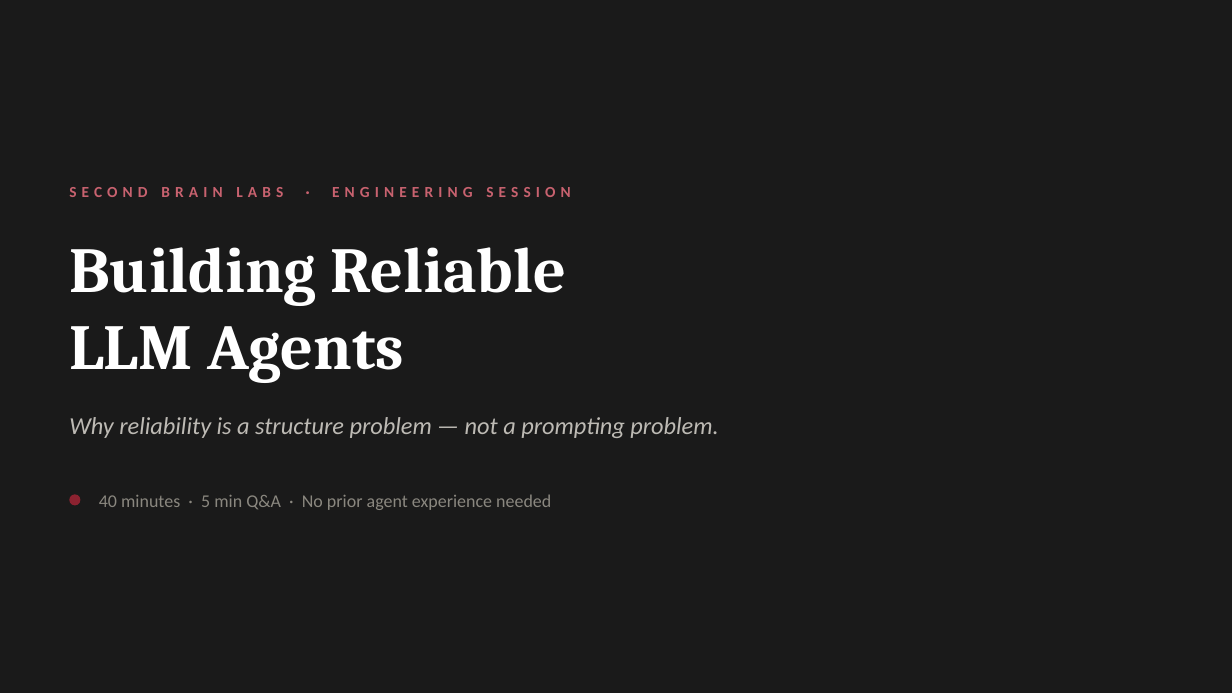
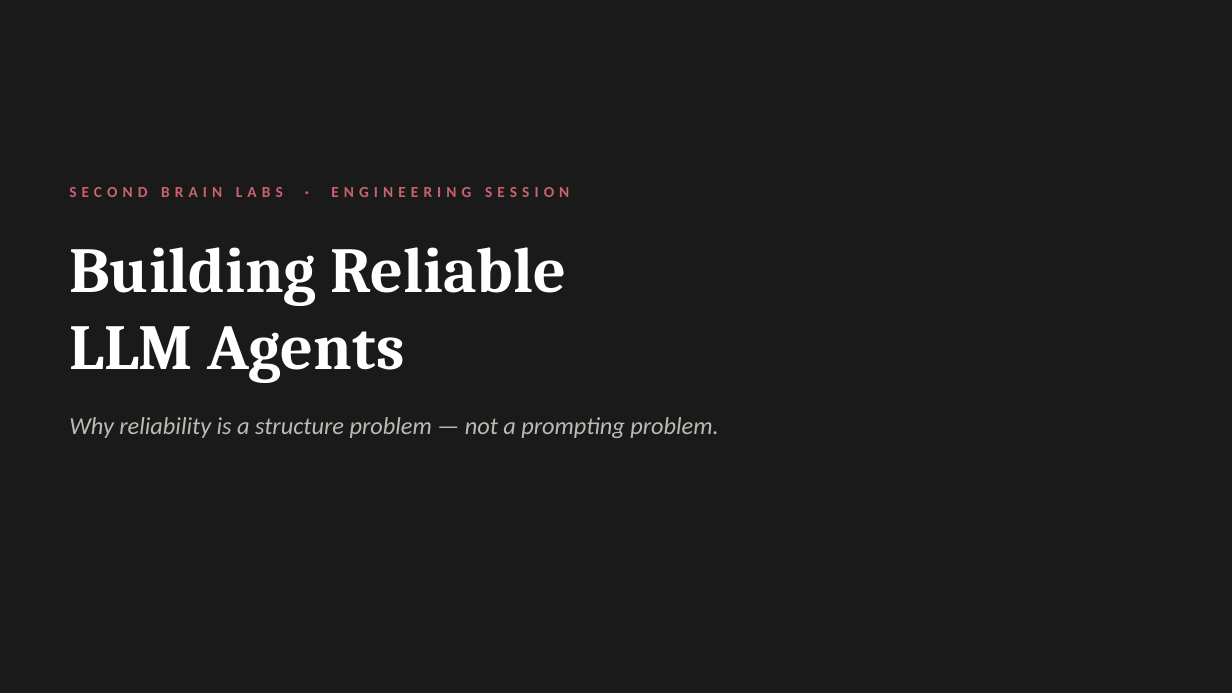
Before and after one commit to ketan27j/temp, a slide deck: slide 1 of BuildingReliableLLMAgents.pptx. Drawn at 1232x693 pixels with LibreOffice and Linux fonts; fonts in the diff are those of the drawing. Boxes give left, top, right and bottom in pixels: in the first picture for what was removed or moved away, otherwise in the second. Text is boxed around its words. In the diff, an @@ line names an element or a change of style, - is before the commit and + after.

```diff
--- a/BuildingReliableLLMAgents.pptx
+++ b/BuildingReliableLLMAgents.pptx
@@ ellipse removed at [69,494,80,506] @@
@@ text removed at [99,494,551,510] @@
-40 minutes · 5 min Q&A · No prior agent experience needed
```
Also in this commit, not shown: 1 other slide changed.
